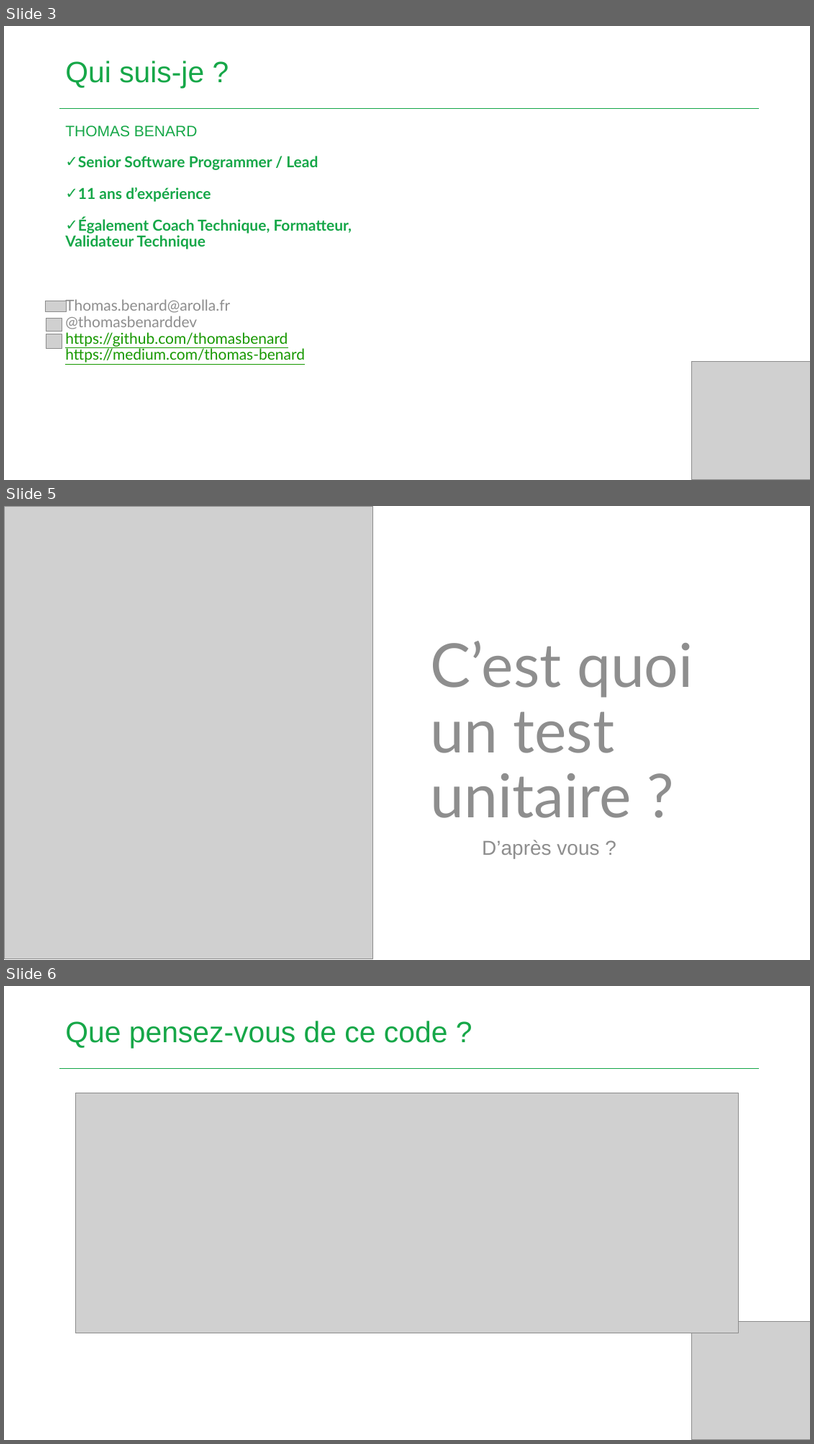
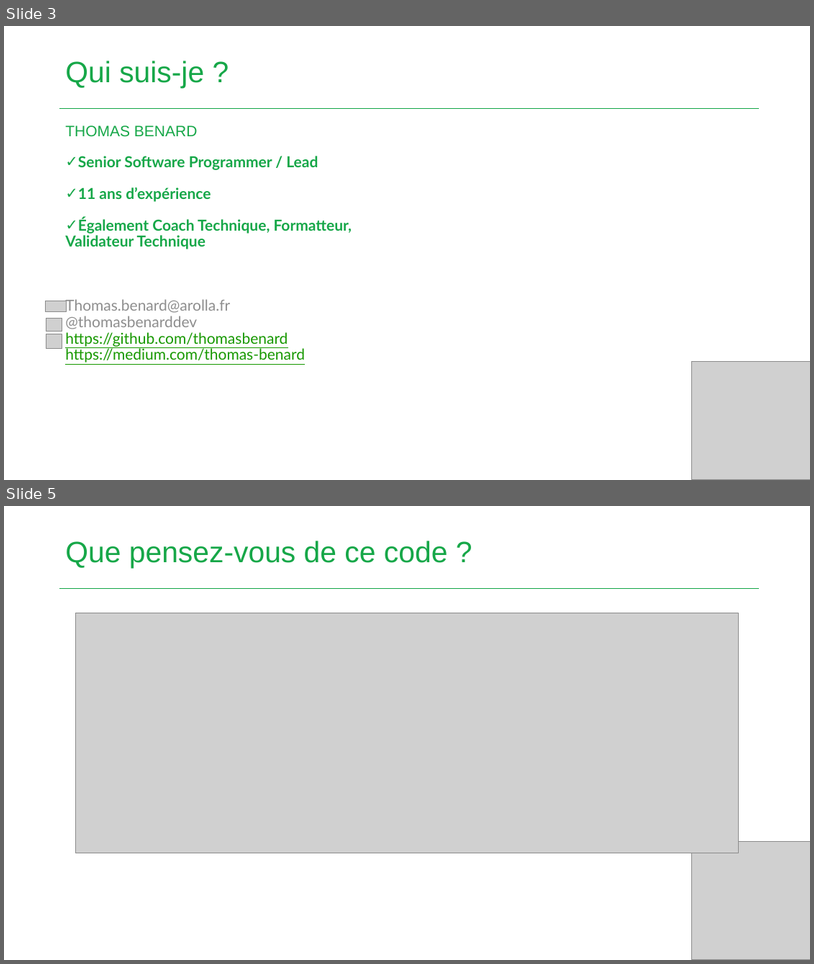
Before and after one commit to thomasbenard/formation-demos, a slide deck: unittest1/DEMOS-unitest1.pptx. Shown one above the other, each under a label of ours: slides 3, 5 and 6 before the commit, slides 3 and 5 after it; the slides between them are not shown. The pictures are 814x1444 and 814x964 pixels, drawn with LibreOffice and Linux fonts; fonts in the diff are those of the drawing; grey boxes stand for pictures; background and template pictures are left out. Boxes give left, top, right and bottom in pixels: in the first picture for what was removed or moved away, otherwise in the second. Text is boxed around its words. In the diff, an @@ line names an element or a change of style, - is before the commit and + after.

```diff
--- a/unittest1/DEMOS-unitest1.pptx
+++ b/unittest1/DEMOS-unitest1.pptx
@@ slide 5 removed at (4, 506, 810, 960), background #FFFFFF @@
@@ picture removed at (4, 506, 373, 958) @@
@@ title removed at (430, 641, 694, 818) @@
-C’est quoi un test unitaire ?
@@ text removed at (482, 839, 599, 858) @@
-D’après vous ?
@@ what was slide 6 is now slide 5 @@
```
Also in this commit, not shown: 1 slide changed, 8 slides added.
